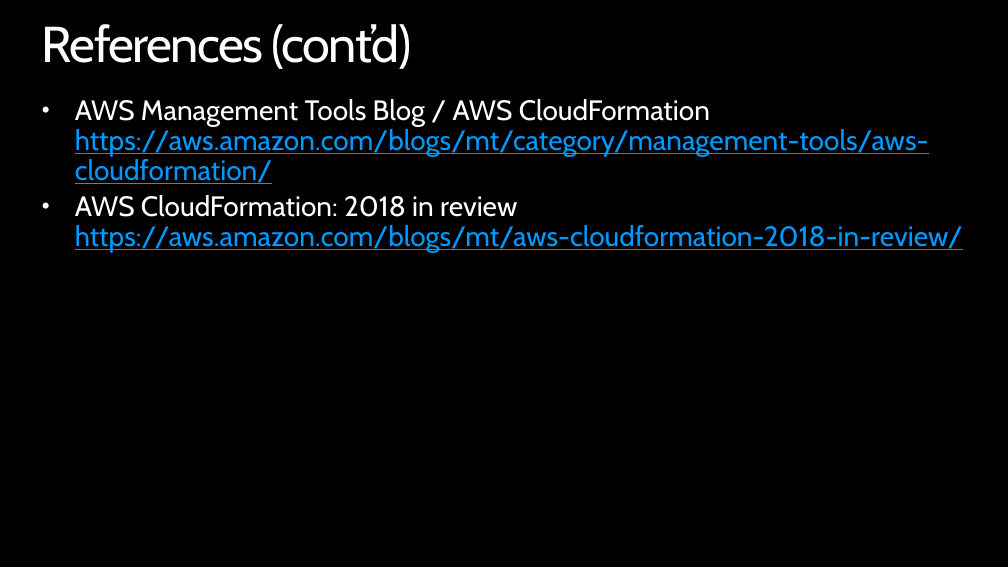
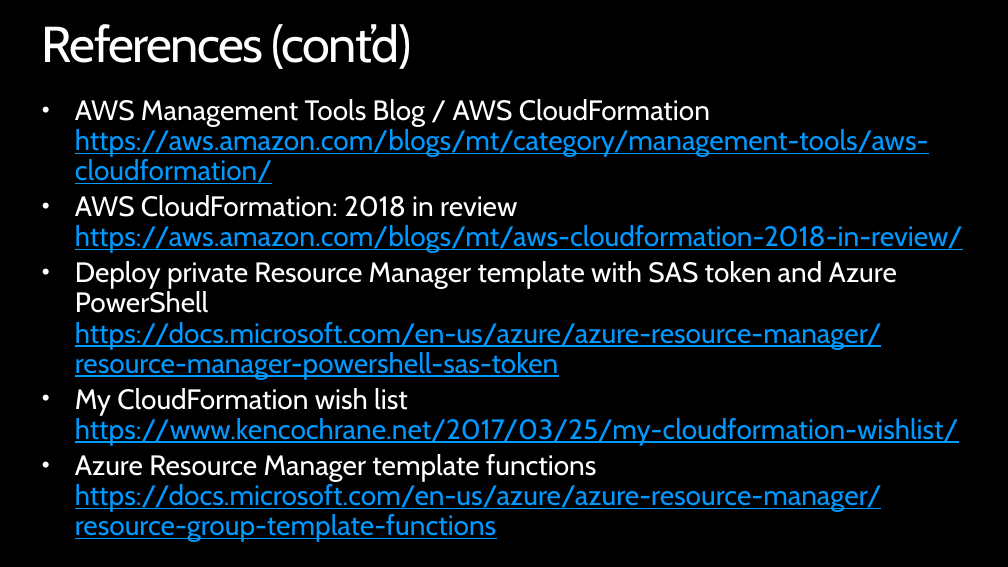
Before and after one commit to giseongeom/presentations, a slide deck: slide 30 of 2019/2019.03.12-AWS-pangyo/aws-cfn-stackset.pptx. Drawn at 1008x567 pixels with LibreOffice and Linux fonts; fonts in the diff are those of the drawing; background and template pictures are left out. Boxes give left, top, right and bottom in pixels: in the first picture for what was removed or moved away, otherwise in the second. Text is boxed around its words. In the diff, an @@ line names an element or a change of style, - is before the commit and + after.

```diff
--- a/2019/2019.03.12-AWS-pangyo/aws-cfn-stackset.pptx
+++ b/2019/2019.03.12-AWS-pangyo/aws-cfn-stackset.pptx
@@ text at [75, 261, 959, 542]: paragraphs added @@
+• Deploy private Resource Manager template with SAS token and Azure PowerShell
+  https://docs.microsoft.com/en-us/azure/azure-resource-manager/resource-manager-powershell-sas-token
+• My CloudFormation wish list
+  https://www.kencochrane.net/2017/03/25/my-cloudformation-wishlist/
+• Azure Resource Manager template functions
+  https://docs.microsoft.com/en-us/azure/azure-resource-manager/resource-group-template-functions
```
Also in this commit, not shown: 2 other slides changed, 1 slide added, 4 other files.
